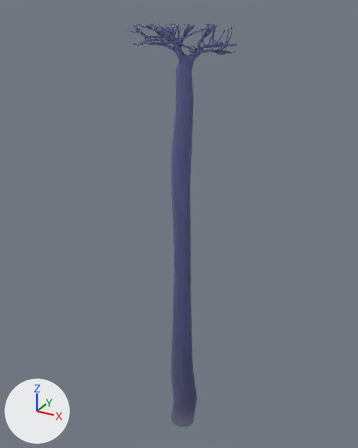
Before and after pictures for a commit that changed the Blender file Assets/Models/Minigame/tree.blend.
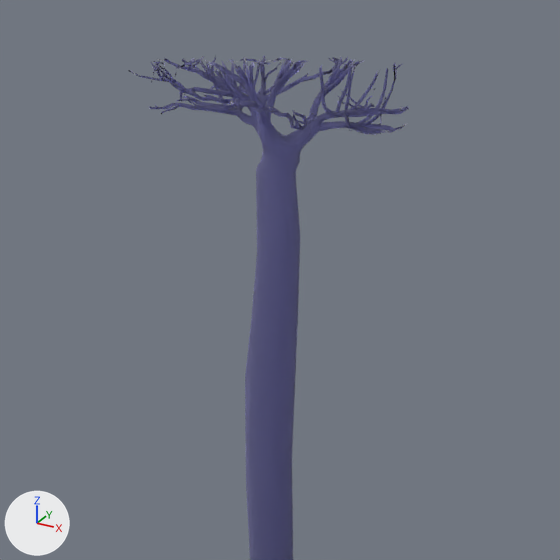
Each version appears first whole from a 50 mm lens placed at (1300.0, -2411.0, 704.0), pointed at (-47.0, 39.0, -521.0), and next in a close-up on the part from 20% to 83% of the width and 0% to 51% of the height. The lights are fixed; the arrows at lower left show +X, +Y and +Z.

The older version as bpy lines, for what is in view:
```python
me_stone_pine_export = bpy.data.meshes.new('stone_pine_export')
me_stone_pine_export.from_pydata(...)  # 3476 vertices, 6140 faces, 4 loose edges; spans x -287.0..294.0, y -2041.0..621.0, z -258.0..316.0
me_stone_pine_export.materials.append(mat_wire_088088225)  # blue #9f9ff1
ob_stone_pine_export = bpy.data.objects.new('stone_pine_export', me_stone_pine_export)
ob_stone_pine_export.location = (0.0, 0.0, 0.0)
ob_stone_pine_export.rotation_euler = (1.571, 0.0, 0.0)  # degrees (90, 0, 0)
```
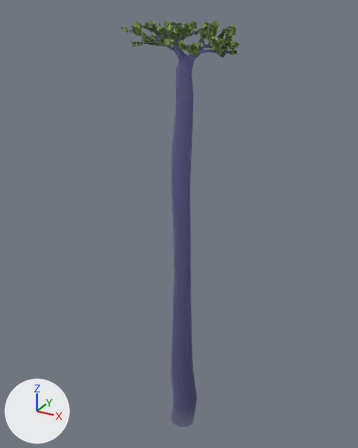
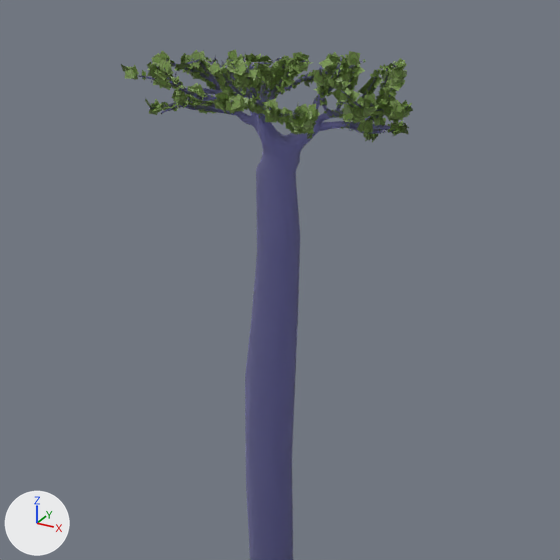
Changed parts and their boxes [x1, y1, x2, y2] in the close-ups (560 x 560 px):
'Plane.2013', added (green): after [121, 49, 413, 143]

The change, as a list of edits to the scene's bpy script:
```text
Add img_leafset024_1k_color_jpg:
    img_leafset024_1k_color_jpg = load_image('LeafSet024_1K_Color.jpg', '../../VFX/Textures/MinigameZone/LeafSet024_1K_Color.jpg', 1024, 1024, 'sRGB')
Add mat_material:
    mat_material = principled_material('Material')
    mat_material.texture = img_leafset024_1k_color_jpg
Add me_plane_001:
    me_plane_001.from_pydata(...)  # 14704 vertices, 3676 faces; spans x -13.5..20.7, y -2.1..46.2, z -27.1..23.3
    me_plane_001.materials.append(mat_material)  # picture img_leafset024_1k_color_jpg
Add ob_plane_2013:
    ob_plane_2013 = bpy.data.objects.new('Plane.2013', me_plane_001)
    ob_plane_2013.location = (202.0, 110.0, 600.0)
    ob_plane_2013.rotation_euler = (2.356, -2.037, -0.0784)  # degrees (135, -117, -4.5)
    ob_plane_2013.scale = (11.1, 11.1, 11.1)
```
